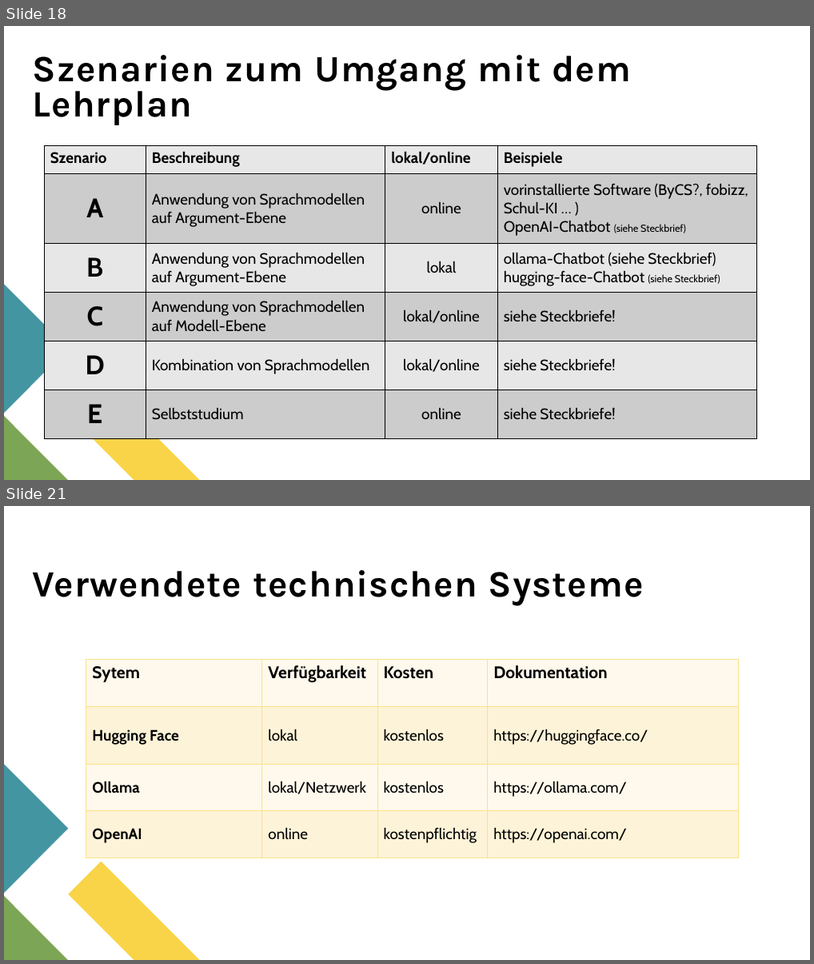
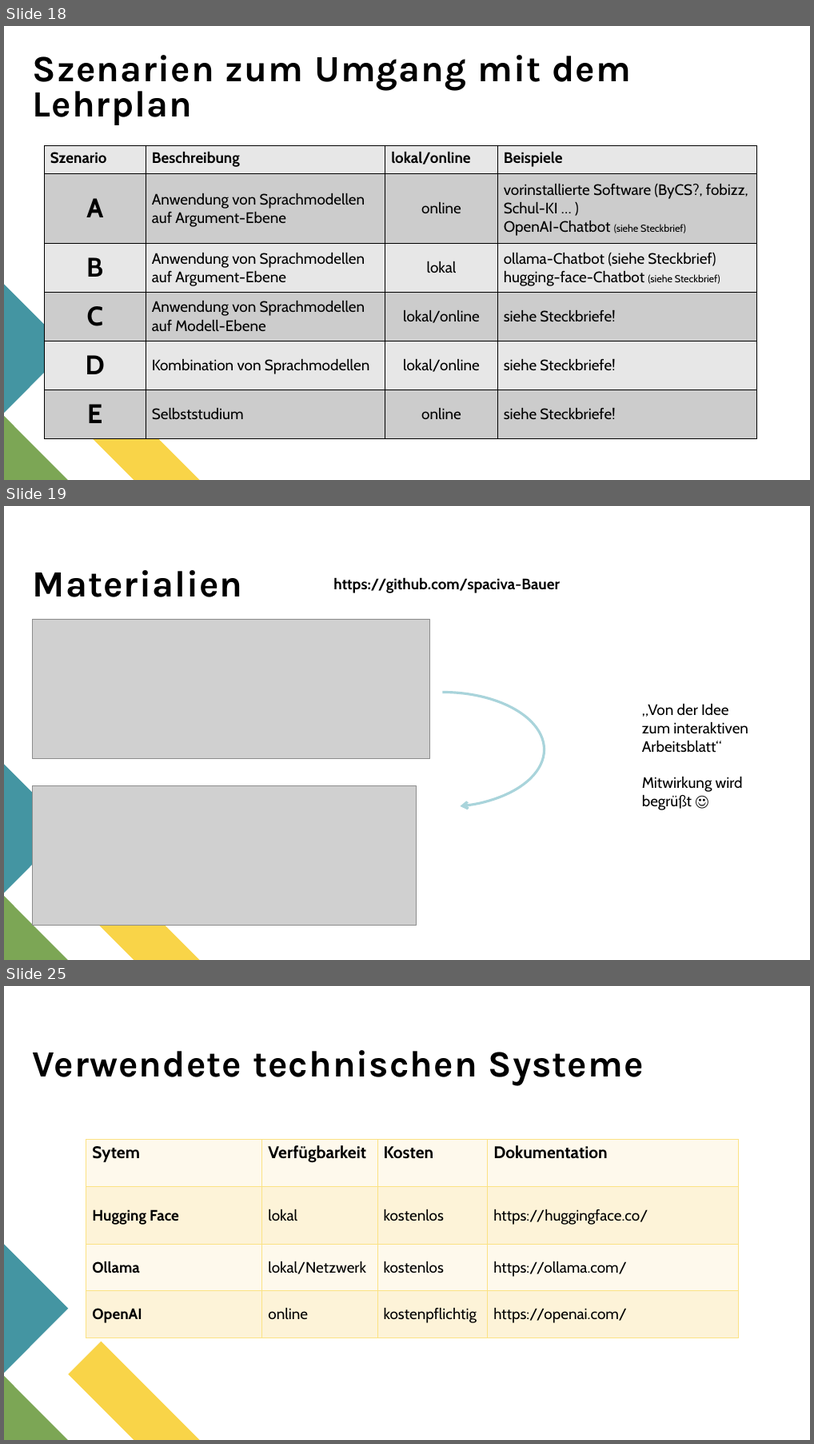
Before and after one commit to spaciva-Bauer/Fortbildungen, a slide deck: sprachmodelle/Praesentation/MB-Veranstaltung_Sprachmodelle_0.3.pptx. Shown one above the other, each under a label of ours: slides 18 and 21 before the commit, slides 18, 19 and 25 after it; the slides between them are not shown. The pictures are 814x964 and 814x1444 pixels, drawn with LibreOffice and Linux fonts; fonts in the diff are those of the drawing; grey boxes stand for pictures. Boxes give left, top, right and bottom in pixels: in the first picture for what was removed or moved away, otherwise in the second. Text is boxed around its words. In the diff, an @@ line names an element or a change of style, - is before the commit and + after.

```diff
--- a/sprachmodelle/Praesentation/MB-Veranstaltung_Sprachmodelle_0.3.pptx
+++ b/sprachmodelle/Praesentation/MB-Veranstaltung_Sprachmodelle_0.3.pptx
@@ slide 19 added at (4, 506, 810, 960), background #FFFFFF; not listed: 3 template elements that a slide beside it also shows @@
@@ title added at (33, 570, 243, 597), 44 pt, text #000000, bold @@
+Materialien
@@ text added at (334, 577, 560, 593), 18 pt, text #000000, bold @@
+https://github.com/spaciva-Bauer
@@ picture added at (33, 619, 430, 758) @@
@@ arc (boxed as its full ellipse) added at (341, 692, 545, 807), outline #A9D4DB 3 pt @@
@@ text added at (642, 704, 749, 752), 18 pt, text #000000 @@
+„Von der Idee zum interaktiven Arbeitsblatt“
@@ picture added at (33, 785, 417, 924) @@
@@ text added at (642, 776, 743, 810), 18 pt, text #000000 @@
+Mitwirkung wird begrüßt ☺
@@ what was slide 21 is now slide 25 @@
```
Also in this commit, not shown: 1 slide changed, 4 other slides added.
